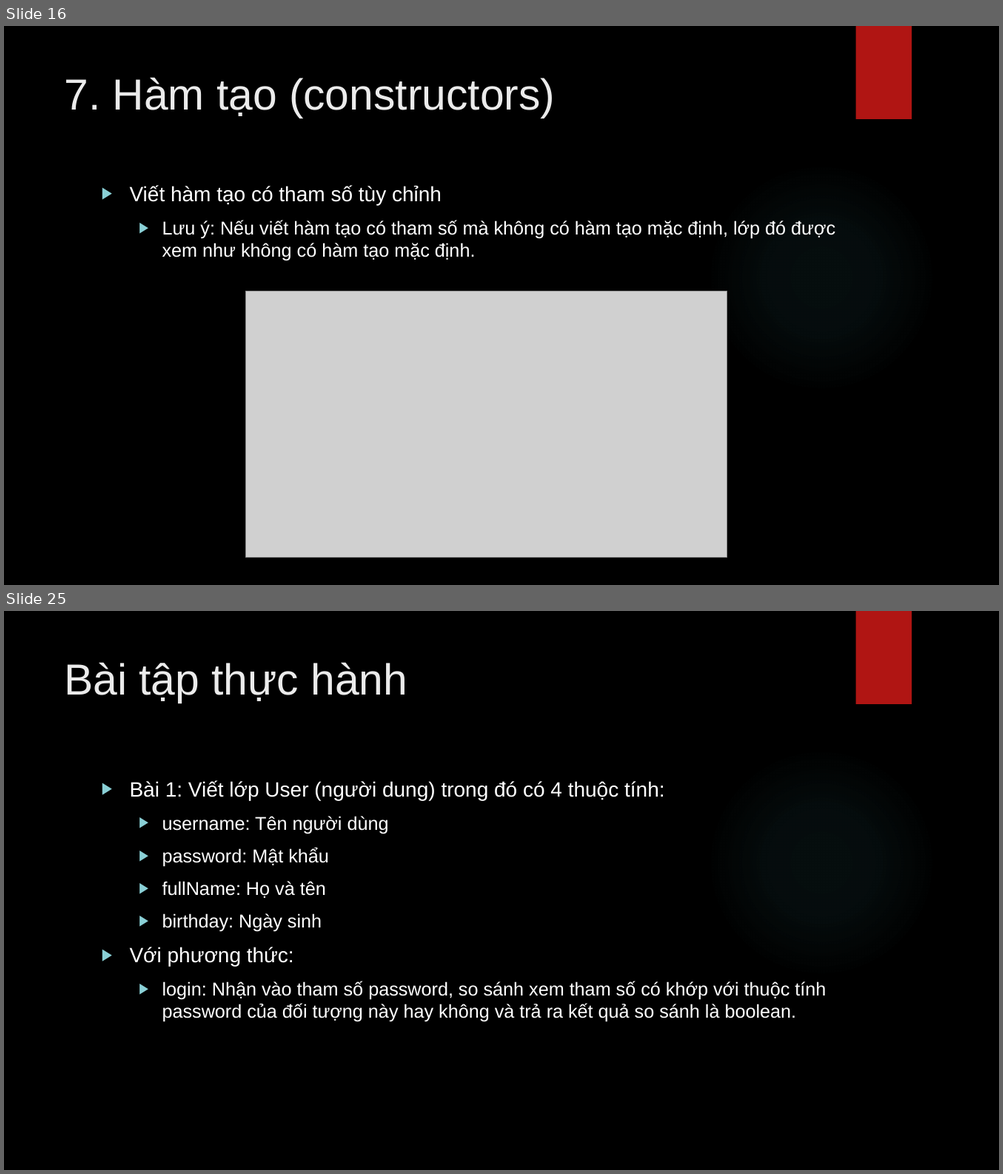
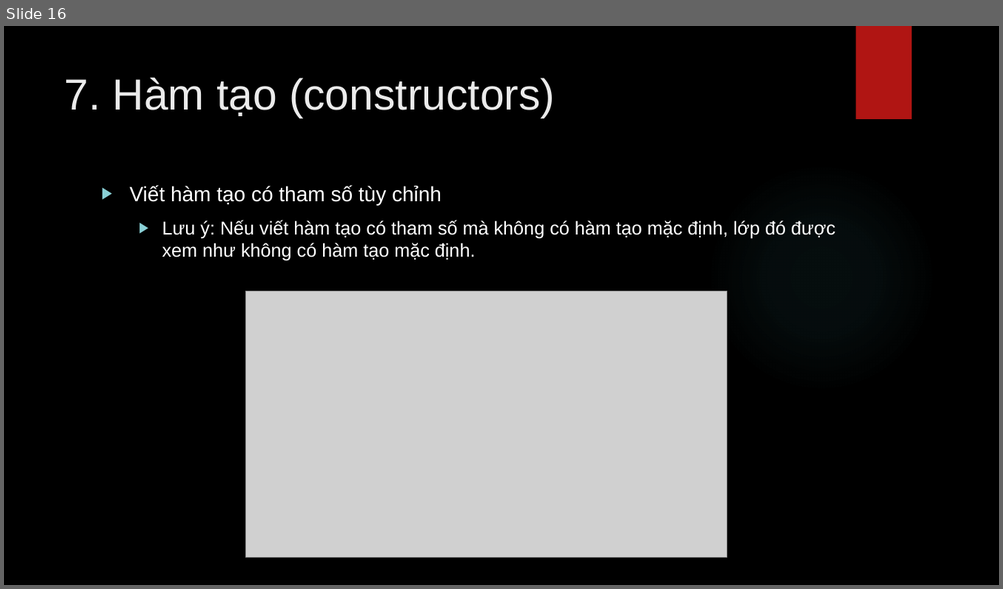
Before and after one commit to lequochai26/GDUTraining_Basic_Java_Web_Development, a slide deck: Slides/Day_5_1.pptx. Shown one above the other, each under a label of ours: slides 16 and 25 before the commit, slide 16 after it; the slides between them are not shown. The pictures are 1003x1174 and 1003x589 pixels, drawn with LibreOffice and Linux fonts; fonts in the diff are those of the drawing; grey boxes stand for pictures; background and template pictures are left out. Boxes give left, top, right and bottom in pixels: in the first picture for what was removed or moved away, otherwise in the second. Text is boxed around its words. In the diff, an @@ line names an element or a change of style, - is before the commit and + after.

```diff
--- a/Slides/Day_5_1.pptx
+++ b/Slides/Day_5_1.pptx
@@ slide 25 removed at (4,611,999,1170), background picture (left out); not listed: 2 template elements that a slide beside it also shows @@
@@ title removed at (64,662,407,703) @@
-Bài tập thực hành
@@ text removed at (130,780,825,1022) @@
-▶ Bài 1: Viết lớp User (người dung) trong đó có 4 thuộc tính:
-  ▶ username: Tên người dùng
-  ▶ password: Mật khẩu
-  ▶ fullName: Họ và tên
-  ▶ birthday: Ngày sinh
-▶ Với phương thức:
-  ▶ login: Nhận vào tham số password, so sánh xem tham số có khớp với thuộc tính password của đối tượng này hay không và trả ra kết quả so sánh là boolean.
```
Also in this commit, not shown: 10 other slides removed.
